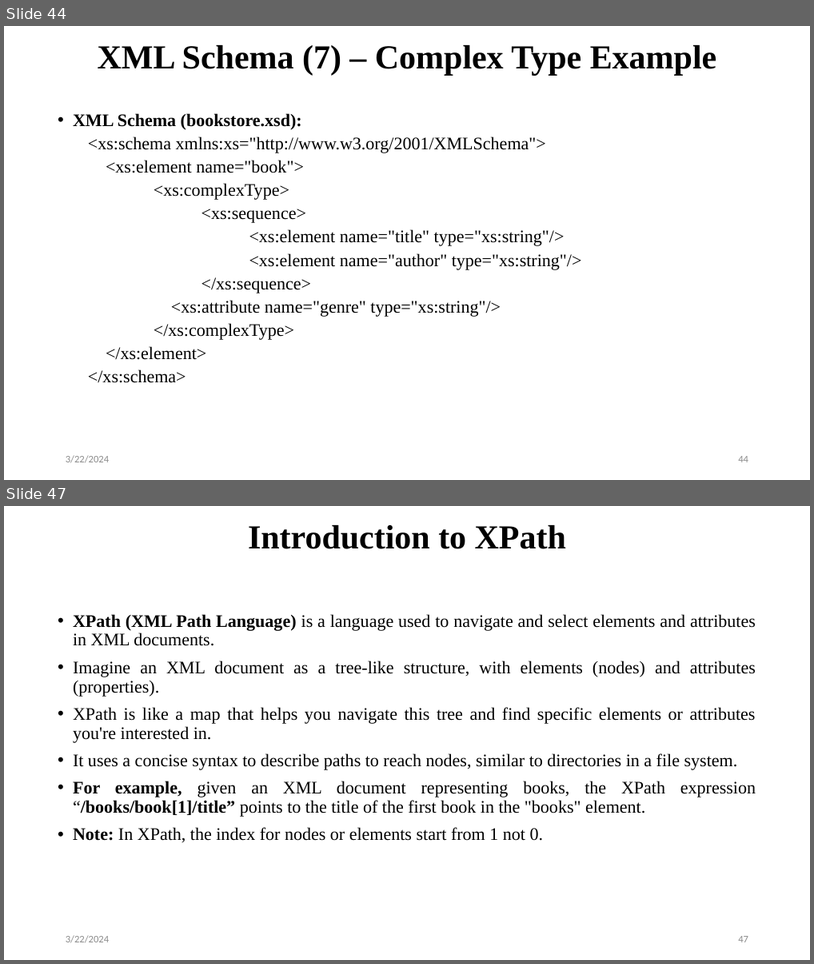
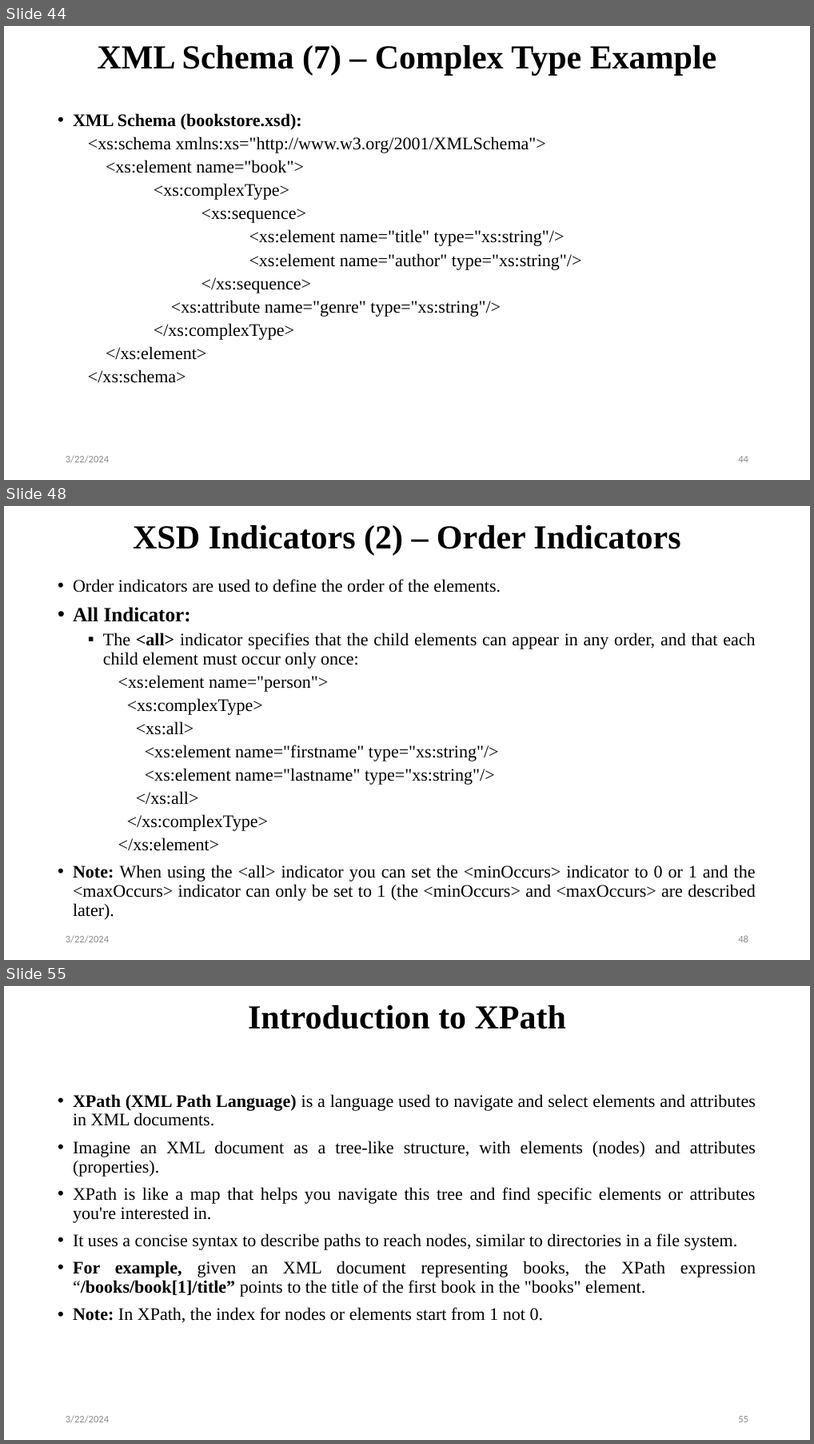
Before and after one commit to avinashmaskey22/BCA-3rd-WEB, a slide deck: Unit Three.pptx. Shown one above the other, each under a label of ours: slides 44 and 47 before the commit, slides 44, 48 and 55 after it; the slides between them are not shown. The pictures are 814x964 and 814x1444 pixels, drawn with LibreOffice and Linux fonts; fonts in the diff are those of the drawing. Boxes give left, top, right and bottom in pixels: in the first picture for what was removed or moved away, otherwise in the second. Text is boxed around its words. In the diff, an @@ line names an element or a change of style, - is before the commit and + after.

```diff
--- a/Unit Three.pptx
+++ b/Unit Three.pptx
@@ slide 48 added at box(4, 506, 810, 960), background #FFFFFF @@
@@ title added at box(133, 525, 681, 555), 40 pt, text #000000, bold @@
+XSD Indicators (2) – Order Indicators
@@ text added at box(73, 579, 756, 920), 21 pt, text #000000 @@
+• Order indicators are used to define the order of the elements.
+• All Indicator:
+  ▪ The <all> indicator specifies that the child elements can appear in any order, and that each child element must occur only once:
+    <xs:element name="person">
+    <xs:complexType>
+    <xs:all>
+    <xs:element name="firstname" type="xs:string"/>
+    <xs:element name="lastname" type="xs:string"/>
+    </xs:all>
+    </xs:complexType>
+    </xs:element>
+• Note: When using the <all> indicator you can set the <minOccurs> indicator to 0 or 1 and the <maxOccurs> indicator can only be set to 1 (the <minOccurs> and <maxOccurs> are described later).
@@ text added at box(66, 935, 109, 943), 12 pt, text #8C8C8C @@
+3/22/2024
@@ page number added at box(738, 935, 749, 942), 12 pt, text #8C8C8C @@
+48
@@ what was slide 47 is now slide 55 @@
@@ page number at box(738, 1416, 749, 1422): text changed @@
-47
+55
```
Also in this commit, not shown: 2 slides changed, 7 other slides added, 2 other files.
